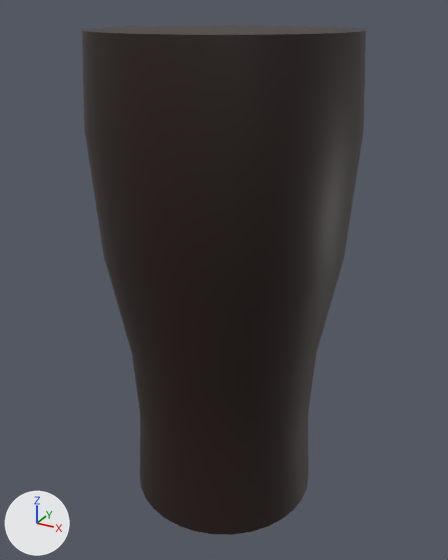
The FBX model Content/models/Cocktails/SM_PintGlass_Liquid.fbx: old version first, new version second.
Before and after are seen from a camera (50 mm lens) standing at (0.0764, -0.139, 0.1449) and looking at (-0.0002, 0.0003, 0.0752). The lights are fixed; the arrows at lower left show +X, +Y and +Z.

Before the edit, the objects in view are built like this:
```python
me_cylinder_003 = bpy.data.meshes.new('Cylinder.003')
me_cylinder_003.from_pydata(...)  # 192 vertices, 162 faces; spans x -0.0344..0.0344, y -0.0344..0.0344, z 0.0088..0.1401
# faces by material slot: [158, 1, 1, 1, 1]
me_cylinder_003.materials.append(mat_m_liquid_coke)  # black #24130c
me_cylinder_003.materials.append(mat_m_liquid_beer)  # yellow #998d64
me_cylinder_003.materials.append(mat_m_liquid_fanta)  # orange #e79232
me_cylinder_003.materials.append(mat_m_liquid_water)  # cyan #7dcee7
me_cylinder_003.materials.append(mat_m_liquid_sprite)  # green #c8ffda
ob_sm_pintglass_liquid = bpy.data.objects.new('SM_PintGlass_Liquid', me_cylinder_003)
ob_sm_pintglass_liquid.location = (0.0, 0.0, 0.0)
```
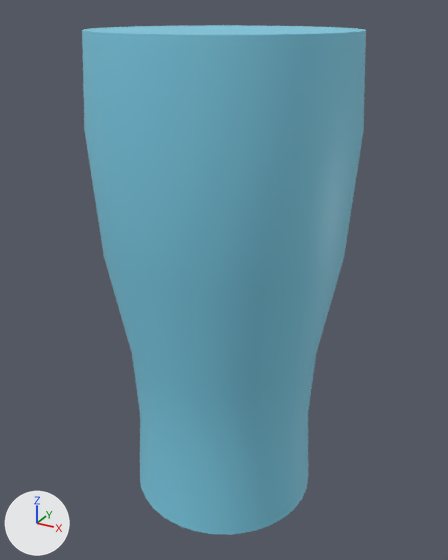
Location of each change, [x1, y1, x2, y2] in pixels of the pictures (448 x 560 px):
```json
{"part": 1, "of": "me_cylinder_003", "change": "recoloured", "before": [82, 25, 366, 535], "after": [82, 25, 366, 535], "on screen": "black to cyan"}
```

Scene script edits in JSON lines:
```json
{"block": "me_cylinder_003", "where": "me_cylinder_003.from_pydata(...)  # 192 vertices, 162 faces; spans x -0.0344..0.0344, y -0.0344..0.0344, z 0.0088..0.1401"}
{"block": "me_cylinder_003", "where": "# used by ob_sm_pintglass_liquid; location = (0.0, 0.0, 0.0)"}
{"op": "remove", "block": "me_cylinder_003", "code": "me_cylinder_003.materials.append(mat_m_liquid_beer)  # yellow #998d64"}
{"op": "remove", "block": "me_cylinder_003", "code": "me_cylinder_003.materials.append(mat_m_liquid_fanta)  # orange #e79232"}
{"op": "remove", "block": "me_cylinder_003", "code": "me_cylinder_003.materials.append(mat_m_liquid_sprite)  # green #c8ffda"}
{"block": "me_cylinder_003", "change": "me_cylinder_003 part 1: all 158 faces that had it switch from mat_m_liquid_coke (black #24130c) to mat_m_liquid_water (cyan #7dcee7)"}
```
